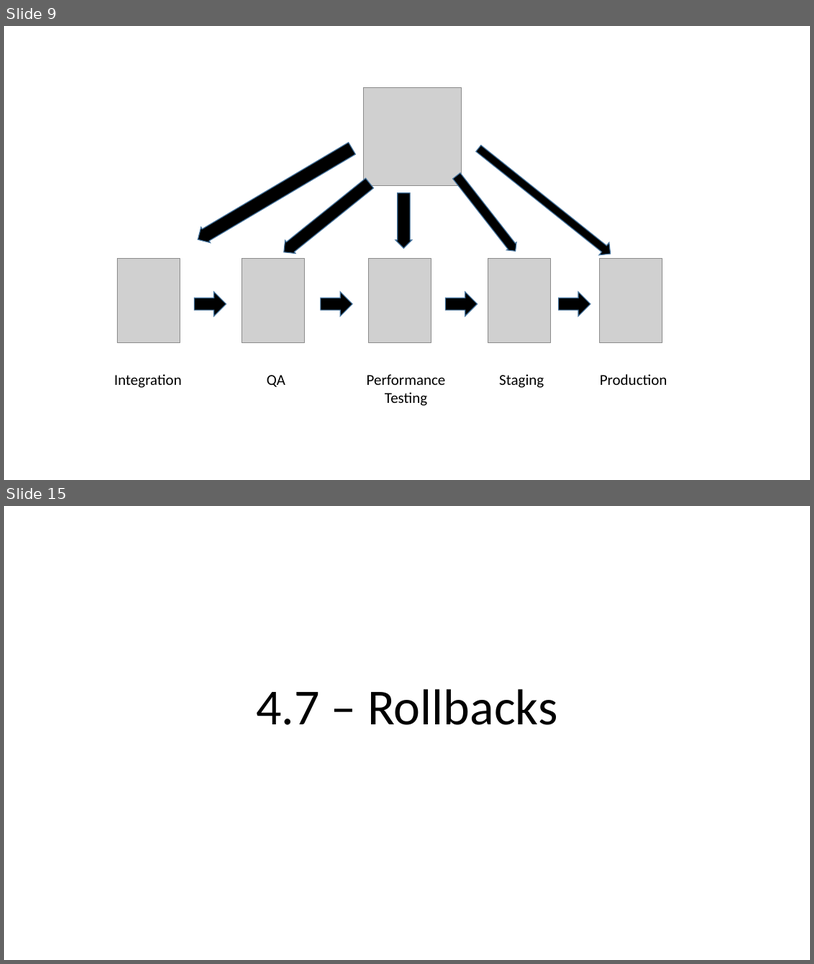
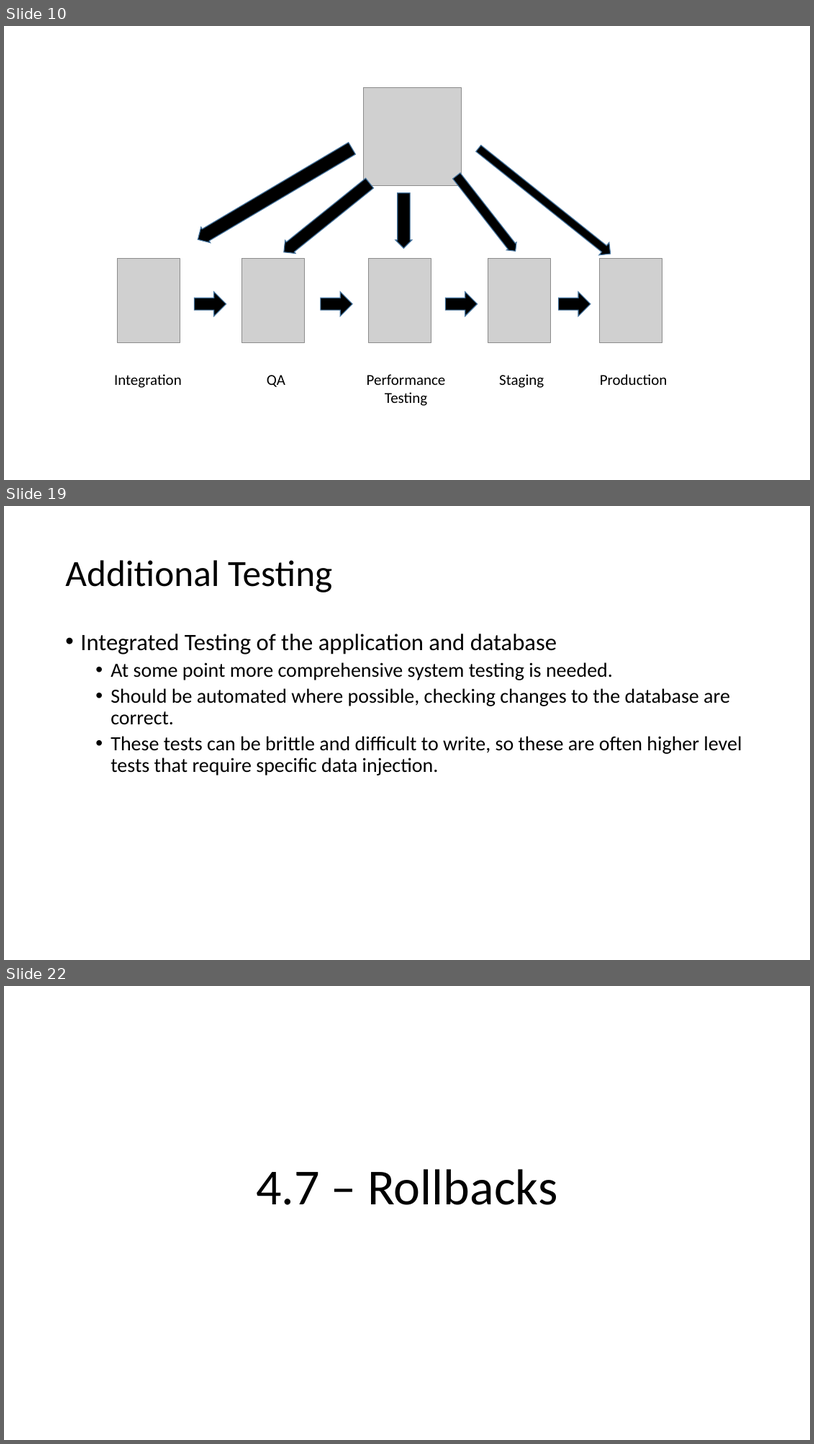
Before and after one commit to way0utwest/DatabaseDevOpsMS, a slide deck: Section 3 - Release Management/Section3-ReleaseManagement.pptx. Shown one above the other, each under a label of ours: slides 9 and 15 before the commit, slides 10, 19 and 22 after it; the slides between them are not shown. The pictures are 814x964 and 814x1444 pixels, drawn with LibreOffice and Linux fonts; fonts in the diff are those of the drawing; grey boxes stand for pictures. Boxes give left, top, right and bottom in pixels: in the first picture for what was removed or moved away, otherwise in the second. Text is boxed around its words. In the diff, an @@ line names an element or a change of style, - is before the commit and + after.

```diff
--- a/Section 3 - Release Management/Section3-ReleaseManagement.pptx
+++ b/Section 3 - Release Management/Section3-ReleaseManagement.pptx
@@ slide 19 added at (x1=4, y1=506, x2=810, y2=960), background #FFFFFF @@
@@ title added at (x1=65, y1=560, x2=332, y2=592), 44 pt, text #000000 @@
+Additional Testing
@@ text added at (x1=80, y1=633, x2=742, y2=775), 24 pt, text #000000 @@
+• Integrated Testing of the application and database
+  • At some point more comprehensive system testing is needed.
+  • Should be automated where possible, checking changes to the database are correct.
+  • These tests can be brittle and difficult to write, so these are often higher level tests that require specific data injection.
@@ what was slide 9 is now slide 10 @@
@@ what was slide 15 is now slide 22 @@
```
Also in this commit, not shown: 8 slides changed, 11 other slides added, 1 slide removed, 3 other files.
